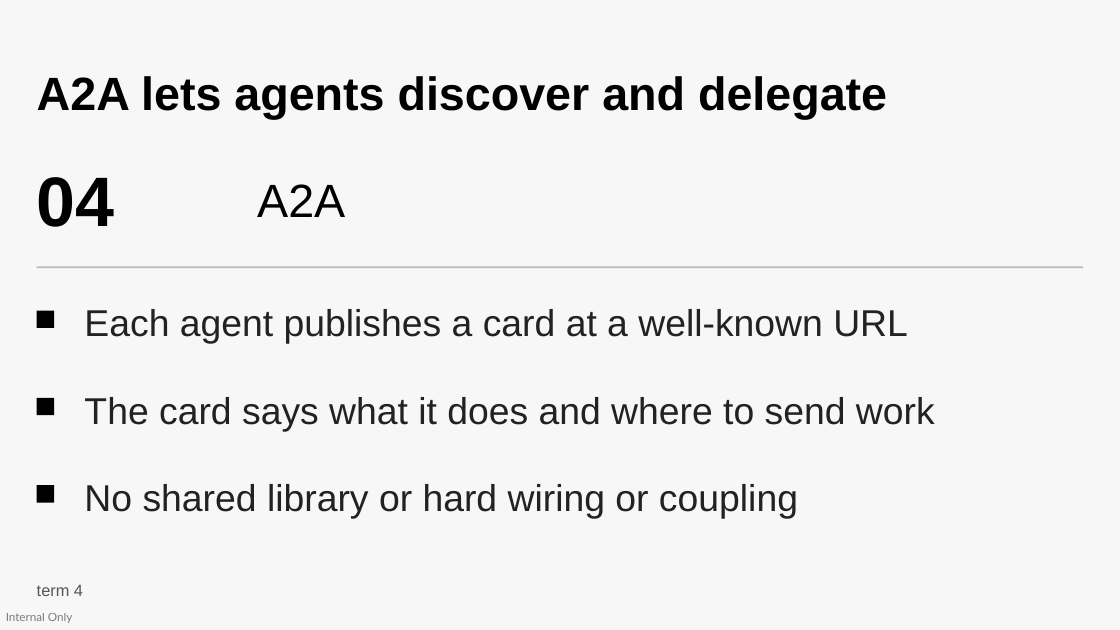
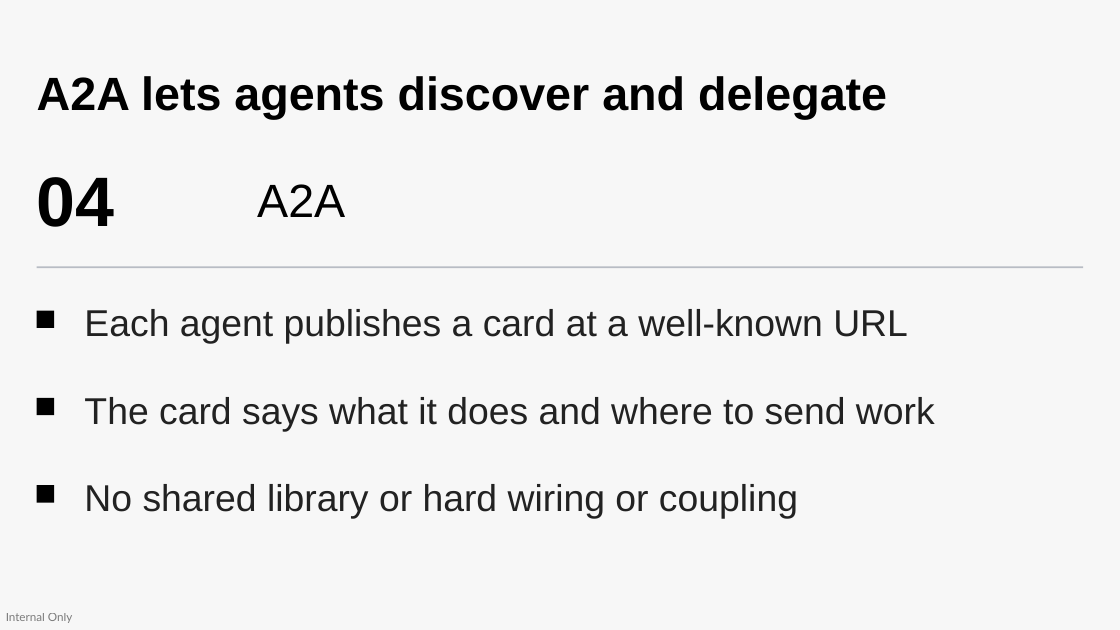
Before and after one commit to devlinduldulao/agents-and-skill-demo, a slide deck: slide 36 of fagfestivalen.pptx (slide 37 before the commit). Drawn at 1120x630 pixels with LibreOffice and Linux fonts; fonts in the diff are those of the drawing. Boxes give left, top, right and bottom in pixels: in the first picture for what was removed or moved away, otherwise in the second. Text is boxed around its words. In the diff, an @@ line names an element or a change of style, - is before the commit and + after.

```diff
--- a/fagfestivalen.pptx
+++ b/fagfestivalen.pptx
@@ text removed at [37,585,83,596] @@
-term 4
```
Also in this commit, not shown: 26 other slides changed, 1 slide removed, 1 other file.
